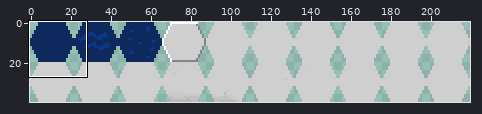
One commit to this sprite sheet: assets/hexaTerrain.png. Above, an overview of the earlier version with the close-up marked.
Close-up. Before the edit:
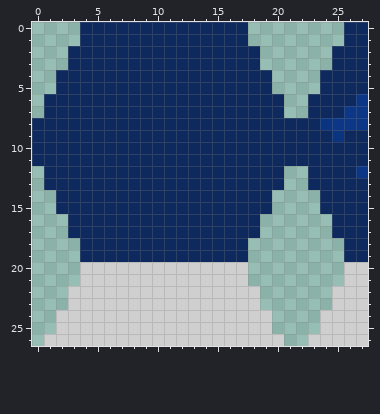
The file is 220x40 pixels. Colours within 5 levels of each other are drawn and written as one. Shown: x 0..27, y 0..26.
Once edited:
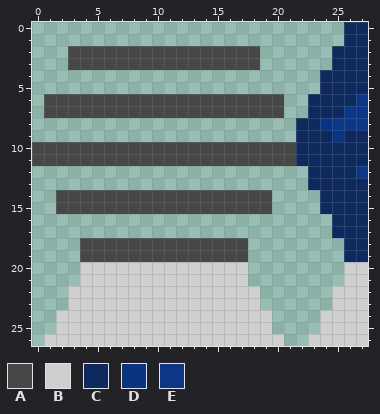
Palette (. is transparent): A #474747  B #cfcfcf  C #0d295e  D #0a347f  E #0c3786
Changes in this commit:
{"y":0,"x":4,"old":"CCCCCCCCCCCCCC","new":".............."}
{"y":1,"x":4,"old":"CCCCCCCCCCCCCC","new":".............."}
{"y":2,"x":3,"old":"CCCCCCCCCCCCCCCC","new":"AAAAAAAAAAAAAAAA"}
{"y":3,"x":3,"old":"CCCCCCCCCCCCCCCC","new":"AAAAAAAAAAAAAAAA"}
{"y":4,"x":2,"old":"CCCCCCCCCCCCCCCCCC","new":".................."}
{"y":5,"x":2,"old":"CCCCCCCCCCCCCCCCCC","new":".................."}
{"y":6,"x":1,"old":"CCCCCCCCCCCCCCCCCCCC","new":"AAAAAAAAAAAAAAAAAAAA"}
{"y":7,"x":1,"old":"CCCCCCCCCCCCCCCCCCCC","new":"AAAAAAAAAAAAAAAAAAAA"}
{"y":8,"x":0,"old":"CCCCCCCCCCCCCCCCCCCCCC","new":"......................"}
{"y":9,"x":0,"old":"CCCCCCCCCCCCCCCCCCCCCC","new":"......................"}
{"y":10,"x":0,"old":"CCCCCCCCCCCCCCCCCCCCCC","new":"AAAAAAAAAAAAAAAAAAAAAA"}
{"y":11,"x":0,"old":"CCCCCCCCCCCCCCCCCCCCCC","new":"AAAAAAAAAAAAAAAAAAAAAA"}
{"y":12,"x":1,"old":"CCCCCCCCCCCCCCCCCCCC","new":"...................."}
{"y":13,"x":1,"old":"CCCCCCCCCCCCCCCCCCCC","new":"...................."}
{"y":14,"x":2,"old":"CCCCCCCCCCCCCCCCCC","new":"AAAAAAAAAAAAAAAAAA"}
{"y":15,"x":2,"old":"CCCCCCCCCCCCCCCCCC","new":"AAAAAAAAAAAAAAAAAA"}
{"y":16,"x":3,"old":"CCCCCCCCCCCCCCCC","new":"................"}
{"y":17,"x":3,"old":"CCCCCCCCCCCCCCCC","new":"................"}
{"y":18,"x":4,"old":"CCCCCCCCCCCCCC","new":"AAAAAAAAAAAAAA"}
{"y":19,"x":4,"old":"CCCCCCCCCCCCCC","new":"AAAAAAAAAAAAAA"}
{"label":"changed","picture_box":[32,22,296,262]}
